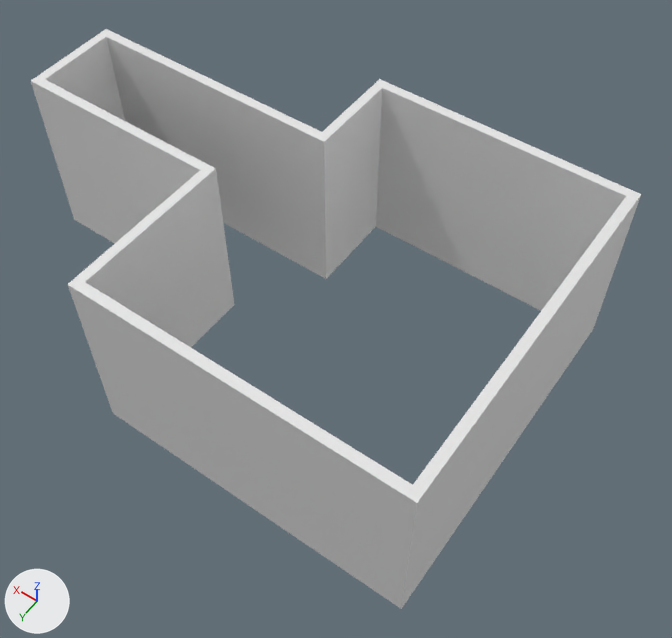
What one commit did to the Blender file Random_Tests/Wall_Types/from_Blender/Wall_Types_1.blend.
Rendered twice from a 50 mm lens placed at (-7.09, 6.85, 11.9), pointed at (-2.11, -0.12, 0.94). Every picture has the same lights, and +X, +Y and +Z are marked at lower left.

Script lines for the objects in view, before the commit:
```python
ob_ifcwall_wall = bpy.data.objects.new('IfcWall/Wall', me_30_137)
ob_ifcwall_wall.location = (0.0, 0.0, 0.0)
ob_ifcwall_wall.rotation_euler = (0.0, 0.0, 1.571)  # degrees (0, 0, 90)
ob_ifcwall_wall_001 = bpy.data.objects.new('IfcWall/Wall.001', me_30_105)
ob_ifcwall_wall_001.location = (-0.15, 0.0, 0.0)
ob_ifcwall_wall_002 = bpy.data.objects.new('IfcWall/Wall.002', me_30_167)
ob_ifcwall_wall_002.location = (-5.16, 2.53, 0.0)
ob_ifcwall_wall_003 = bpy.data.objects.new('IfcWall/Wall.003', me_30_199)
ob_ifcwall_wall_003.location = (-5.16, -2.95, 0.0)
ob_ifcwall_wall_004 = bpy.data.objects.new('IfcWall/Wall.004', me_30_223)
ob_ifcwall_wall_004.location = (-1.05, -1.47, 0.0)
ob_ifcwall_wall_005 = bpy.data.objects.new('IfcWall/Wall.005', me_30_247)
ob_ifcwall_wall_005.location = (3.37, -1.47, 0.0)
ob_ifcwall_wall_005.rotation_euler = (0.0, 0.0, 1.571)  # degrees (0, 0, 90)
ob_ifcwall_wall_006 = bpy.data.objects.new('IfcWall/Wall.006', me_30_279)
ob_ifcwall_wall_006.location = (-0.9, -2.95, 0.0)
ob_ifcwall_wall_006.rotation_euler = (0.0, 0.0, 1.571)  # degrees (0, 0, 90)
ob_ifcwall_wall_007 = bpy.data.objects.new('IfcWall/Wall.007', me_30_303)
ob_ifcwall_wall_007.location = (-5.01, -2.95, 0.0)
ob_ifcwall_wall_007.rotation_euler = (0.0, 0.0, 1.571)  # degrees (0, 0, 90)
```
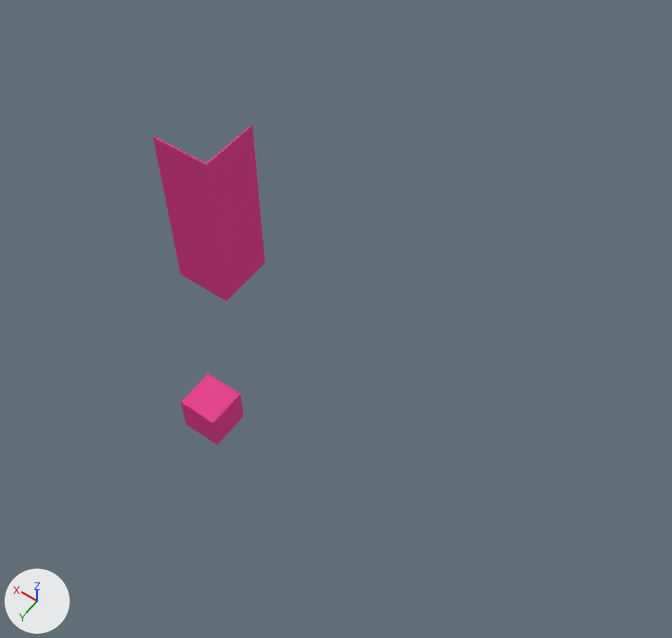
What differs and where, as boxes (x1, y1, x2, y2) in the pictures (672 x 638 px):
'IfcWall/Wall.002', recoloured, reshaped, moved, turned: before (68, 282, 417, 609); after (206, 125, 265, 301)
'IfcWall/Wall.003', deleted: before (376, 79, 640, 311)
'IfcWall/Wall.004', deleted: before (106, 29, 326, 279)
'IfcWall/Wall.007', deleted: before (401, 194, 641, 609)
'IfcWall/Wall.001', recoloured, reshaped, moved: before (31, 79, 216, 243); after (153, 136, 226, 301)
'IfcWall/Wall', deleted: before (68, 169, 235, 347)
'IfcWall/Wall.006', deleted: before (322, 79, 382, 279)
'IfcWall/Wall.005', deleted: before (31, 29, 125, 121)
'Cube', added (pink): after (181, 374, 244, 445)

The change, as a diff of the scene's bpy script:
```diff
--- a/Random_Tests/Wall_Types/from_Blender/Wall_Types_1.blend.py
+++ b/Random_Tests/Wall_Types/from_Blender/Wall_Types_1.blend.py
@@ me_30_105 @@
 me_30_105.from_pydata(...)  # 8 vertices, 6 faces; spans x 0.0..3.52, y 0.0..0.15, z 0.0..3.0
-me_30_105.vertices[0].co = (0.15, 0.15, 0.0)
-me_30_105.vertices[1].co = (0.0, 0.0, 0.0)  # pixel (234, 304)
-me_30_105.vertices[2].co = (0.15, 0.15, 3.0)  # pixel (200, 170)
-me_30_105.vertices[3].co = (0.0, 0.0, 3.0)  # pixel (215, 168)
-me_30_105.vertices[4].co = (3.52, 0.15, 0.0)  # pixel (74, 219)
-me_30_105.vertices[5].co = (3.37, 0.0, 0.0)
-me_30_105.vertices[6].co = (3.52, 0.15, 3.0)  # pixel (30, 80)
-me_30_105.vertices[7].co = (3.37, 0.0, 3.0)  # pixel (44, 79)
+# me_30_105 part 1
+me_30_105.vertices[0].co = (0.0, 0.02, 0.0)  # pixel (226, 301)
+me_30_105.vertices[1].co = (0.02, 0.0, 0.0)  # pixel (226, 299)
+me_30_105.vertices[2].co = (0.0, 0.02, 3.0)  # pixel (206, 165)
+me_30_105.vertices[3].co = (0.02, 0.0, 3.0)  # pixel (206, 163)
+me_30_105.vertices[4].co = (1.0, 0.02, 0.0)  # pixel (180, 274)
+me_30_105.vertices[5].co = (1.0, 0.0, 0.0)  # pixel (181, 273)
+me_30_105.vertices[6].co = (1.0, 0.02, 3.0)  # pixel (152, 137)
+me_30_105.vertices[7].co = (1.0, 0.0, 3.0)  # pixel (154, 136)
+me_30_105.materials.append(mat_wally_material)  # pink #e74791
@@ me_30_167 @@
 me_30_167.from_pydata(...)  # 8 vertices, 6 faces; spans x 0.0..5.16, y 0.0..0.15, z 0.0..3.0
-me_30_167.vertices[0].co = (0.0, 0.15, 0.0)  # pixel (401, 609)
-me_30_167.vertices[1].co = (0.15, 0.0, 0.0)
-me_30_167.vertices[2].co = (0.0, 0.15, 3.0)  # pixel (417, 502)
-me_30_167.vertices[3].co = (0.15, 0.0, 3.0)  # pixel (412, 484)
-me_30_167.vertices[4].co = (5.16, 0.15, 0.0)  # pixel (112, 413)
-me_30_167.vertices[5].co = (5.01, 0.0, 0.0)
-me_30_167.vertices[6].co = (5.16, 0.15, 3.0)  # pixel (67, 284)
-me_30_167.vertices[7].co = (5.01, 0.0, 3.0)  # pixel (84, 282)
+# me_30_167 part 2
+me_30_167.vertices[0].co = (0.02, 0.02, 0.0)  # pixel (226, 299)
+me_30_167.vertices[1].co = (0.0, 0.0, 0.0)  # pixel (226, 301)
+me_30_167.vertices[2].co = (0.02, 0.02, 3.0)  # pixel (206, 163)
+me_30_167.vertices[3].co = (0.0, 0.0, 3.0)  # pixel (206, 165)
+me_30_167.vertices[4].co = (1.02, 0.02, 0.0)  # pixel (263, 262)
+me_30_167.vertices[5].co = (1.02, 0.0, 0.0)  # pixel (265, 263)
+me_30_167.vertices[6].co = (1.02, 0.02, 3.0)  # pixel (251, 124)
+me_30_167.vertices[7].co = (1.02, 0.0, 3.0)  # pixel (252, 125)
+me_30_167.materials.append(mat_wally_material)  # pink #e74791
@@ ob_ifcwall_wall @@
-ob_ifcwall_wall = bpy.data.objects.new('IfcWall/Wall', me_30_137)
@@ ob_ifcwall_wall_001 @@
 ob_ifcwall_wall_001 = bpy.data.objects.new('IfcWall/Wall.001', me_30_105)
-ob_ifcwall_wall_001.location = (-0.15, 0.0, 0.0)
+ob_ifcwall_wall_001.location = (0.0, 0.0, 0.0)
@@ ob_ifcwall_wall_002 @@
 ob_ifcwall_wall_002 = bpy.data.objects.new('IfcWall/Wall.002', me_30_167)
-ob_ifcwall_wall_002.location = (-5.16, 2.53, 0.0)
+ob_ifcwall_wall_002.location = (0.0, 0.02, 0.0)
+ob_ifcwall_wall_002.rotation_euler = (0.0, 0.0, -1.571)  # degrees (0, 0, -90)
@@ ob_ifcwall_wall_003 @@
-ob_ifcwall_wall_003 = bpy.data.objects.new('IfcWall/Wall.003', me_30_199)
@@ ob_ifcwall_wall_004 @@
-ob_ifcwall_wall_004 = bpy.data.objects.new('IfcWall/Wall.004', me_30_223)
@@ ob_ifcwall_wall_005 @@
-ob_ifcwall_wall_005 = bpy.data.objects.new('IfcWall/Wall.005', me_30_247)
@@ ob_ifcwall_wall_006 @@
-ob_ifcwall_wall_006 = bpy.data.objects.new('IfcWall/Wall.006', me_30_279)
@@ ob_ifcwall_wall_007 @@
-ob_ifcwall_wall_007 = bpy.data.objects.new('IfcWall/Wall.007', me_30_303)
@@ ob_cube @@
+ob_cube = bpy.data.objects.new('Cube', me_cube)  # a box spanning x -0.305..0.305, y -0.305..0.305, z -0.305..0.305; in mat_wally_material (pink #e74791)
+ob_cube.location = (-1.33, 1.89, 0.3)
```
